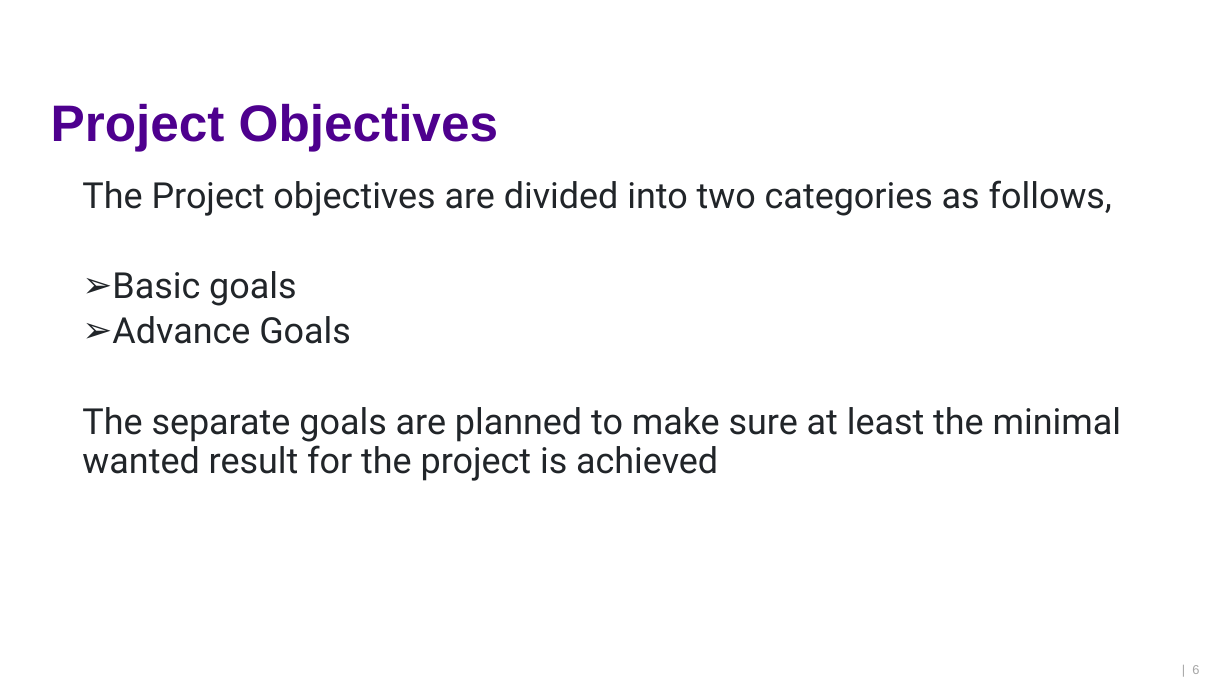
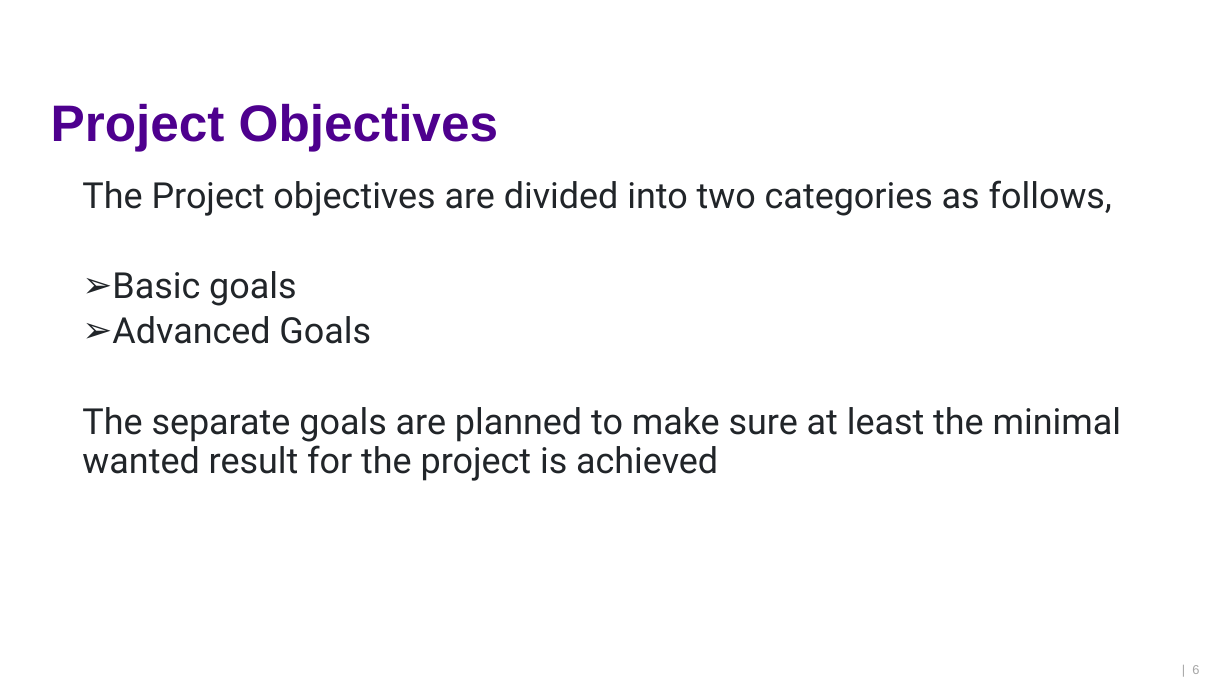
Before and after one commit to ktlhtn/AutoSTAnnot, a slide deck: slide 6 of Power point files/Project plan report.pptx. Drawn at 1232x693 pixels with LibreOffice and Linux fonts; fonts in the diff are those of the drawing; background and template pictures are left out. Boxes give left, top, right and bottom in pixels: in the first picture for what was removed or moved away, otherwise in the second. Text is boxed around its words. In the diff, an @@ line names an element or a change of style, - is before the commit and + after.

Commit message:
Minor modifications to the project plan

```diff
--- a/Power point files/Project plan report.pptx
+++ b/Power point files/Project plan report.pptx
@@ text at (x1=112, y1=316, x2=371, y2=344): text changed @@
-  ➢ Advance Goals
+  ➢ Advanced Goals
```
Also in this commit, not shown: 1 other slide changed, 20 other files.
